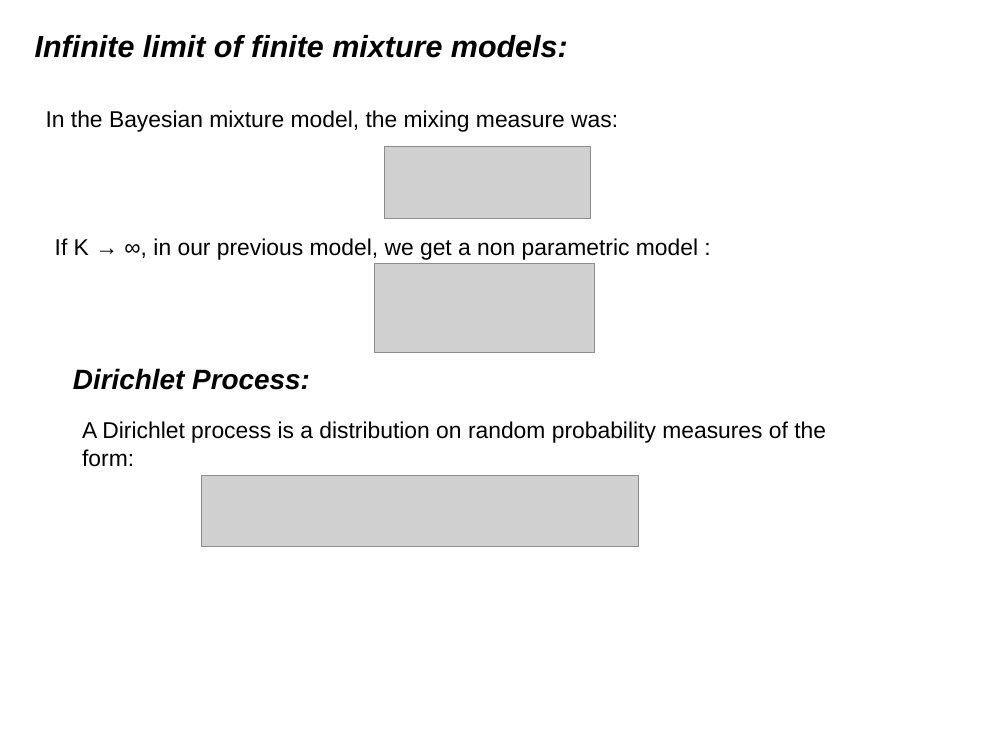
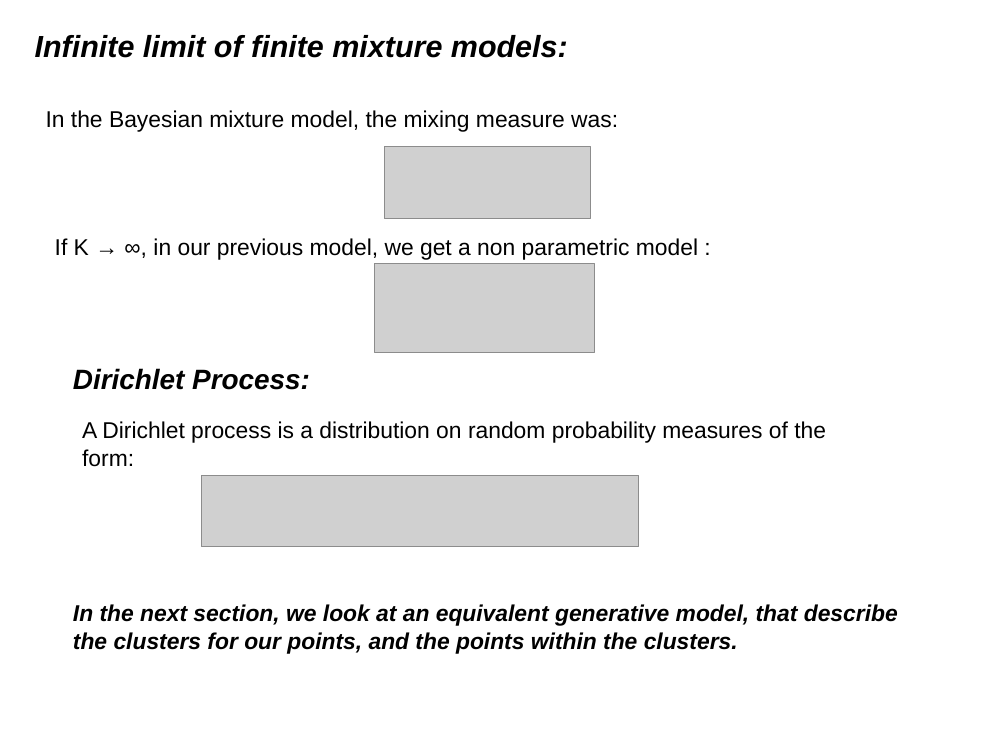
Before and after one commit to afcarl/Dirichlet_Processes, a slide deck: slide 9 of version_2.odp. Drawn at 1008x756 pixels with LibreOffice and Linux fonts; fonts in the diff are those of the drawing; grey boxes stand for pictures. Boxes give left, top, right and bottom in pixels: in the first picture for what was removed or moved away, otherwise in the second. Text is boxed around its words. In the diff, an @@ line names an element or a change of style, - is before the commit and + after.

```diff
--- a/version_2.odp
+++ b/version_2.odp
@@ text added at bbox=[73, 604, 898, 654], 18 pt, text #000000, bold, italic @@
+In the next section, we look at an equivalent generative model, that describe the clusters for our points, and the points within the clusters.
```
Also in this commit, not shown: 1 other slide changed, 1 slide added.
